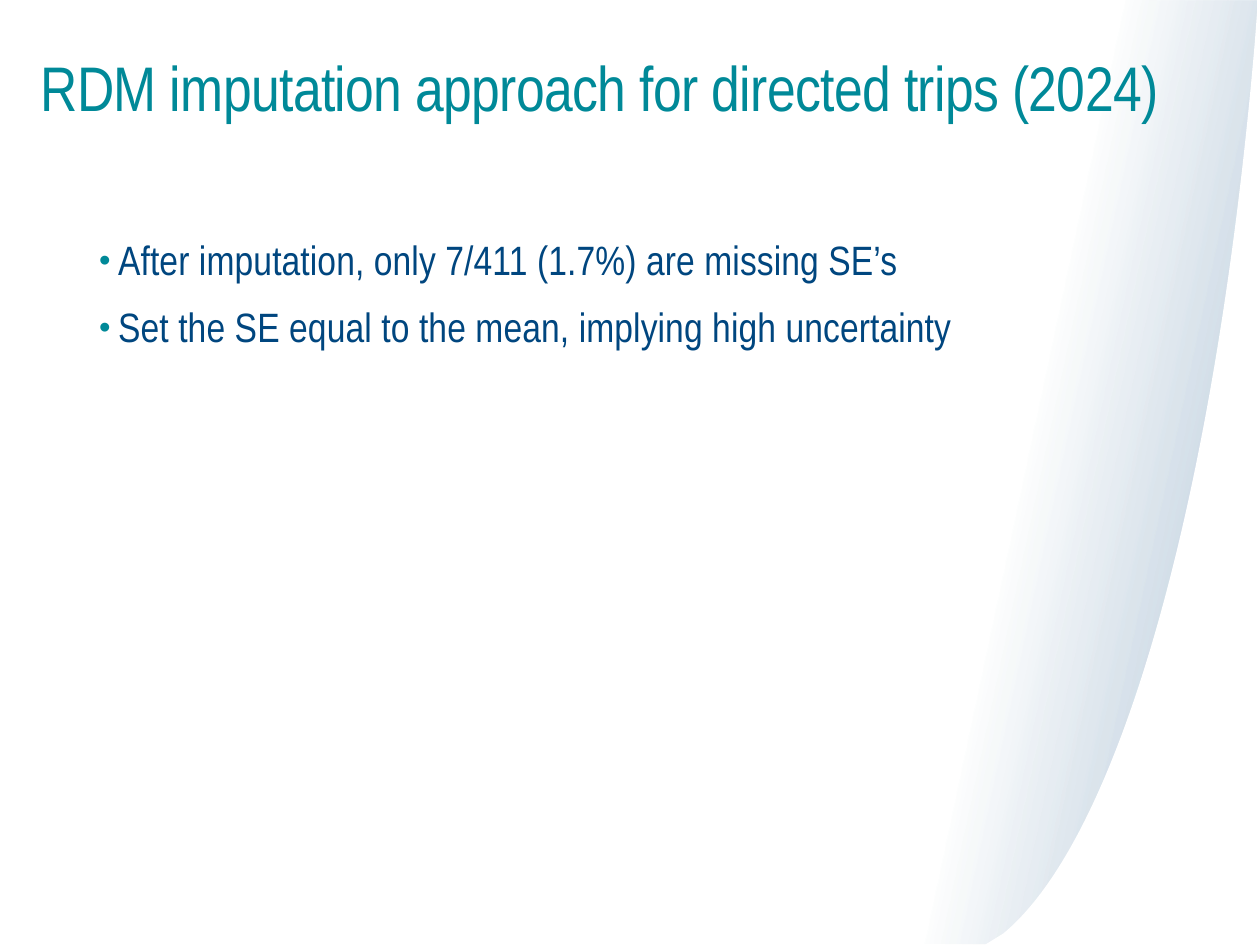
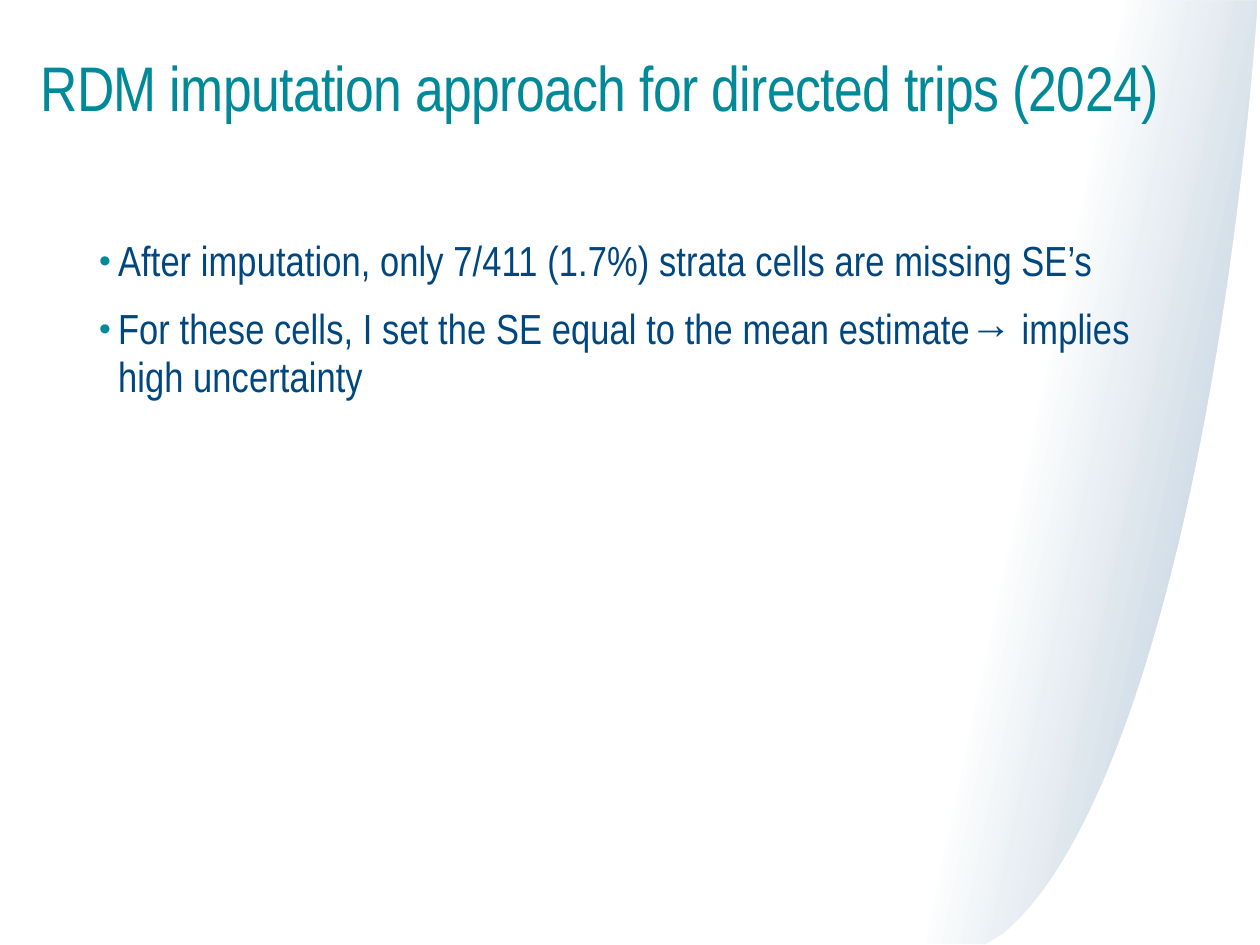
Before and after one commit to mle2718/flukeRDM, a slide deck: slide 10 of docs/TC meeting 6-20-25 Lou.pptx. Drawn at 1260x945 pixels with LibreOffice and Linux fonts; fonts in the diff are those of the drawing. Boxes give left, top, right and bottom in pixels: in the first picture for what was removed or moved away, otherwise in the second. Text is boxed around its words. In the diff, an @@ line names an element or a change of style, - is before the commit and + after.

```diff
--- a/docs/TC meeting 6-20-25 Lou.pptx
+++ b/docs/TC meeting 6-20-25 Lou.pptx
@@ text at (x1=118, y1=245, x2=1130, y2=401): text changed; size 23.4 to 24 pt @@
-• After imputation, only 7/411 (1.7%) are missing SE’s
-• Set the SE equal to the mean, implying high uncertainty
+• After imputation, only 7/411 (1.7%) strata cells are missing SE’s
+• For these cells, I set the SE equal to the mean estimate→ implies high uncertainty
```
Also in this commit, not shown: 9 other slides changed, 8 slides added.
